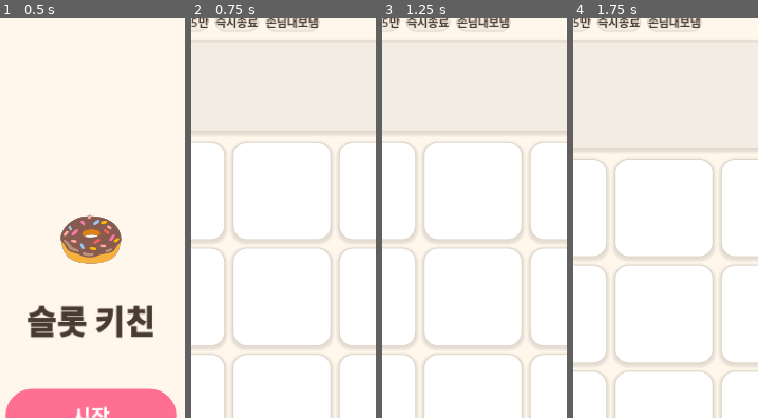
Above: before the commit, frames 1-4 (left to right).
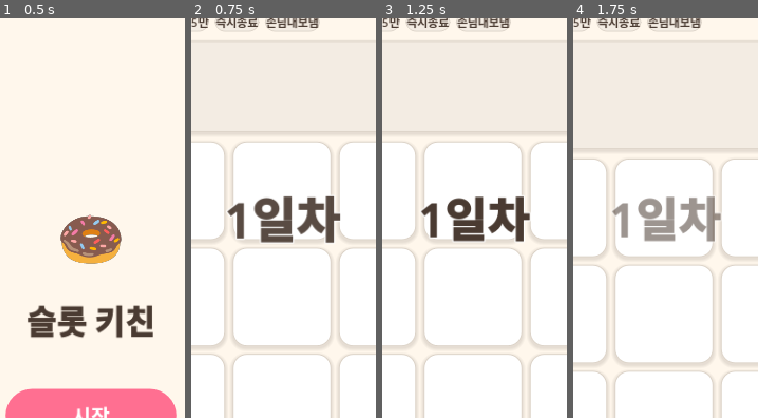
Above: after the commit, the same moments.

Repository: yellyB/game-slot-kitchen
Game: Godot game, scene res://scenes/Main.tscn
The game is run twice, just before and just after one commit, with the same random seed, the same clock (stepped at 60 frames per second) and the same inputs.
Inputs:
- Up to frame 1 (0.5 s): no input
- Up to frame 2 (0.75 s): click "시작" at 0.5 s
- Up to frame 3 (1.25 s): no input
- Up to frame 4 (1.75 s): click "돈+10만" at 1.25 s
The pictures show only the part of the screen within x 25-75%, y 13-63%; the shares and areas given below are measured in that part.

Frame 1 is identical in both runs. In frame 2, 3.9% of the frame differs, in the area x 19-82%, y 44-57%; in frame 3, 3.5%; in frame 4, 3.4%.

Commit message:
연출: 하루 시작 시 화면 중앙 "N일차" 배너 팝인→유지→페이드
_show_day_banner: 큰 일차 라벨을 중앙 위쪽에 BACK 팝인 + 페이드인,
0.7s 유지 후 페이드아웃. _on_day_started에서 호출.

Co-Authored-By: Claude Opus 4.8 (1M context) <noreply@anthropic.com>

Diff:
--- a/scripts/main.gd
+++ b/scripts/main.gd
@@ -602,6 +602,30 @@
 		_spawn_loss(-delta)
 
 
+## 하루 시작 배너 — 화면 중앙 위쪽에 큰 "N일차"가 팝인 → 잠깐 유지 → 페이드아웃.
+func _show_day_banner(day: int) -> void:
+	var l := UI.label(Loc.t("day_n") % day, 48, Palette.COCOA_800, true)
+	l.add_theme_constant_override("outline_size", 6)
+	l.add_theme_color_override("font_outline_color", Palette.WHITE)
+	l.z_index = 200
+	l.mouse_filter = Control.MOUSE_FILTER_IGNORE
+	add_child(l)
+	await get_tree().process_frame   # 크기 확보 → 중앙 정렬·피벗
+	if not is_instance_valid(l):
+		return
+	var vp := get_viewport_rect().size
+	l.pivot_offset = l.size * 0.5
+	l.position = (vp - l.size) * 0.5 - Vector2(0, vp.y * 0.12)   # 정중앙보다 살짝 위
+	l.scale = Vector2(0.6, 0.6)
+	l.modulate.a = 0.0
+	var tw := create_tween()
+	tw.tween_property(l, "scale", Vector2.ONE, 0.3).set_trans(Tween.TRANS_BACK).set_ease(Tween.EASE_OUT)
+	tw.parallel().tween_property(l, "modulate:a", 1.0, 0.2)
+	tw.tween_interval(0.7)
+	tw.tween_property(l, "modulate:a", 0.0, 0.4)
+	tw.tween_callback(l.queue_free)
+
+
 ## 손실 연출 — 보유금액 바로 아래에서 빨간 "-금액"이 아래로 이동하며 페이드아웃.
 func _spawn_loss(amount: int) -> void:
 	if amount <= 0:
@@ -660,6 +684,7 @@
 
 func _on_day_started(day: int, rent: int) -> void:
 	_day_label.text = Loc.t("day_n") % day
+	_show_day_banner(day)   # 화면 중앙 "N일차" 배너
 	_rent_label.text = _fmt(rent)
 	_hours_bar.value = 0
 	# 새 세션 시작 — 시트 강제 닫기(트립 비용 없음)
